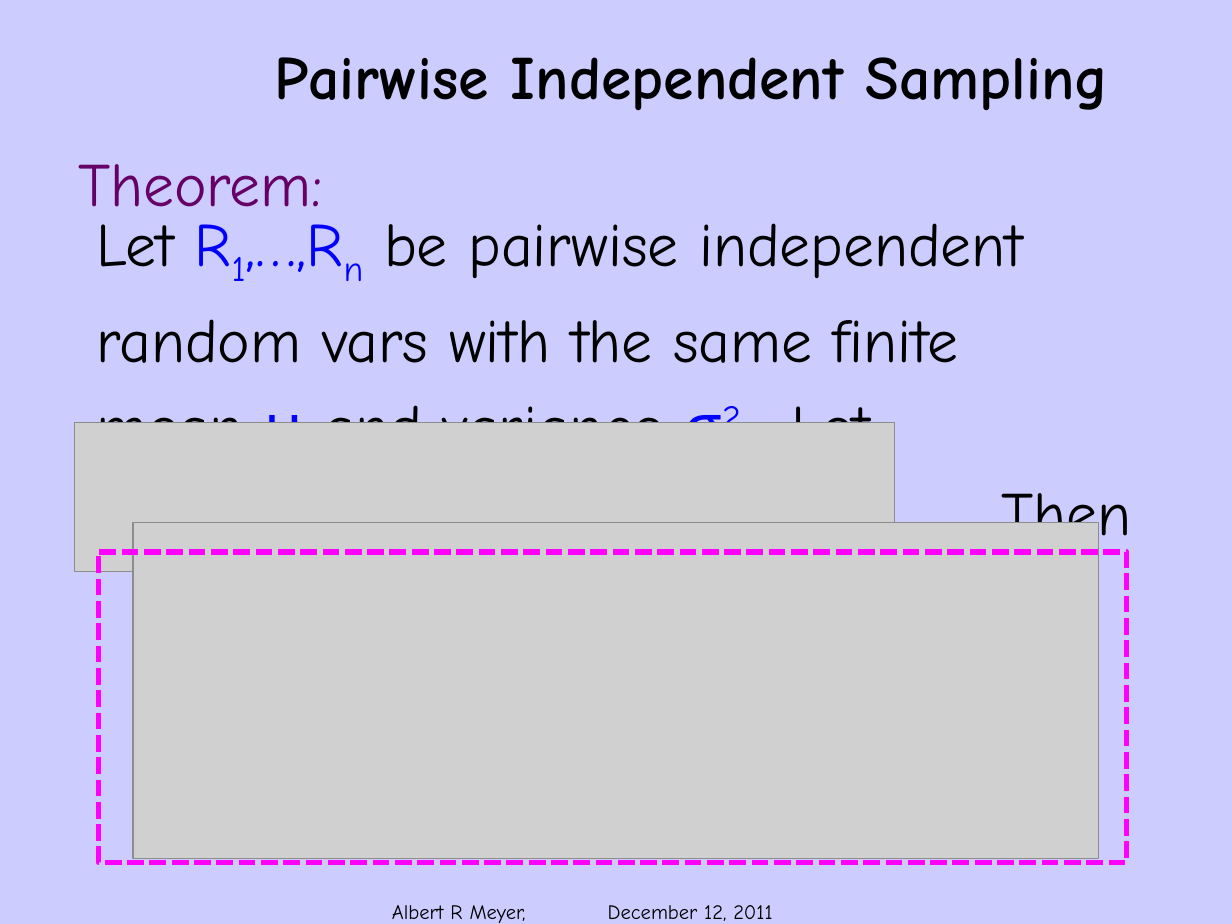
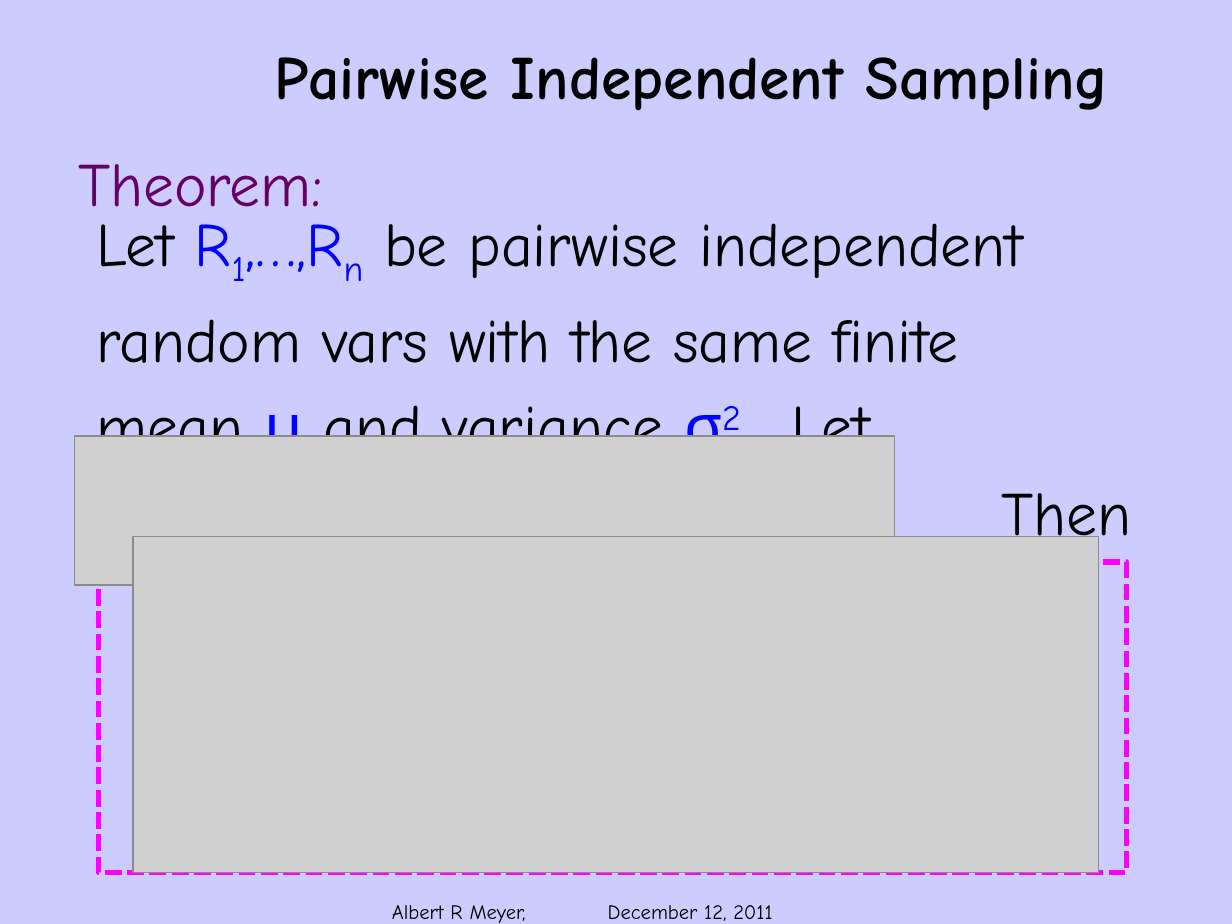
Before and after one commit to armeyer/mcs_web, a slide deck: slide 2 of fall11/slidesF11/slides15m.pptx. Drawn at 1232x924 pixels with LibreOffice and Linux fonts; fonts in the diff are those of the drawing; grey boxes stand for pictures; background and template pictures are left out. Boxes give left, top, right and bottom in pixels: in the first picture for what was removed or moved away, otherwise in the second. Text is boxed around its words. In the diff, an @@ line names an element or a change of style, - is before the commit and + after.

```diff
--- a/fall11/slidesF11/slides15m.pptx
+++ b/fall11/slidesF11/slides15m.pptx
@@ picture: place and size @@
-picture at <box>75,423,894,572</box>
+picture at <box>75,436,894,585</box>
@@ picture: place and size @@
-picture at <box>133,522,1099,859</box>
+picture at <box>133,537,1099,873</box>
@@ rectangle: place and size @@
-rectangle at <box>99,552,1127,862</box>
+rectangle at <box>99,562,1127,872</box>
```
Also in this commit, not shown: 13 other slides changed.
